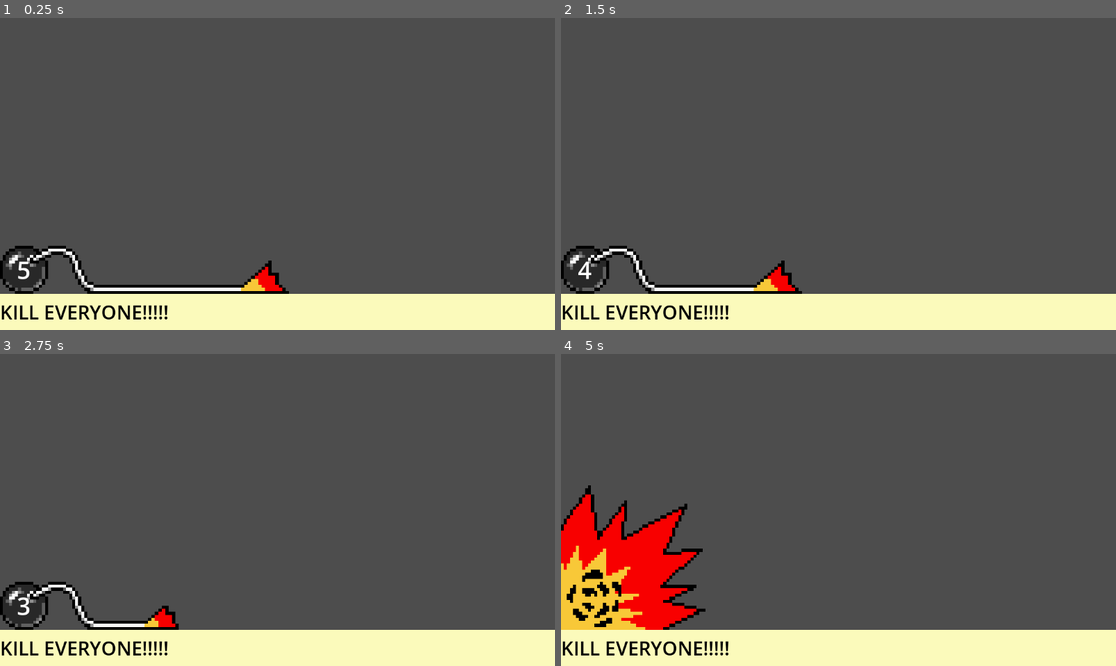
Above: before the commit, frames 1-4 (two rows, left to right).
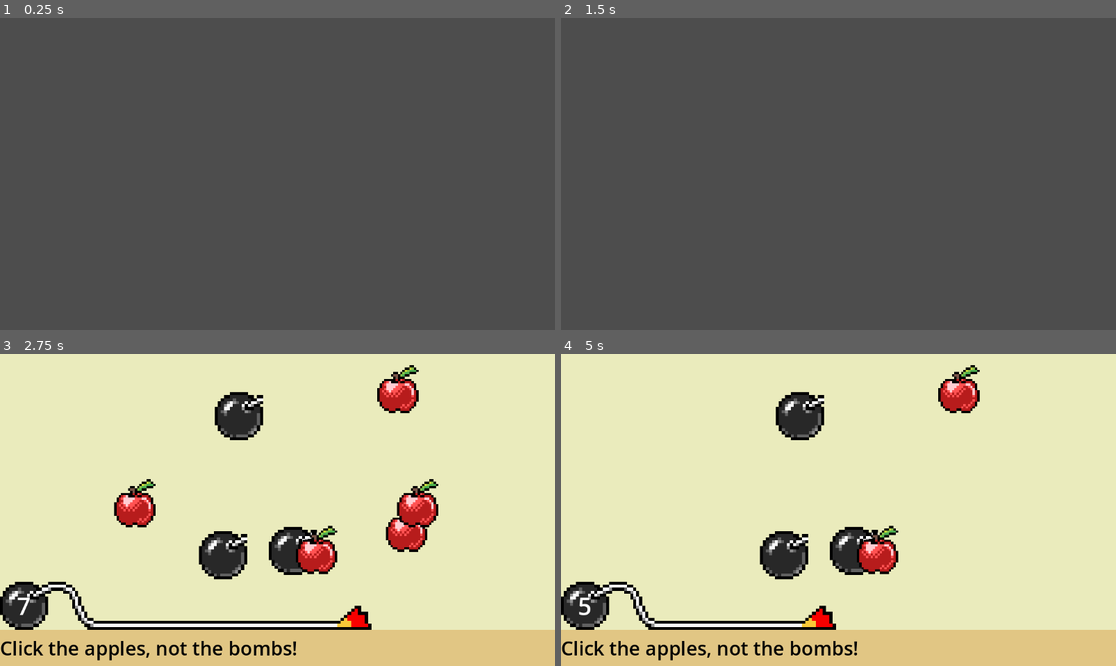
Above: after the commit, the same moments.

Repository: Sylvvs/rogue-ware
Game: Godot game, scene res://scenes/GameHandler.tscn
Same seed, same stepped clock (60 frames per second), same inputs: the game is played once before the commit and once after it. Before the commit the project starts from res://scenes/UI/hud.tscn.
Inputs (mouse positions are in pixels of both pictures, inside the frame that each line leads up to):
- Up to frame 1 (0.25 s): no input
- Up to frame 2 (1.5 s): tap Enter at 0.5 s
- Up to frame 3 (2.75 s): no input
- Up to frame 4 (5 s): click (694, 503) at 2.77 s; click (966, 528) at 3.52 s; click (977, 503) at 4.27 s

The runs differ from the first frame. In frame 1, 14% of the frame differs, in the area x 0-100%, y 73-100%; in frame 2, 14%; in frame 3, 98%; in frame 4, 99%, in the area x 0-100%, y 0-100%.

Commit message:
game loop first pass

Diff:
--- a/project.godot
+++ b/project.godot
@@ -11,7 +11,7 @@
 [application]
 
 config/name="RogueWare"
-run/main_scene="uid://b1ln82hkmj5x7"
+run/main_scene="uid://dhnqrkpp0ckqv"
 config/features=PackedStringArray("4.5", "Forward Plus")
 config/icon="res://icon.svg"
 
--- a/scenes/GameHandler.tscn
+++ b/scenes/GameHandler.tscn
@@ -1,3 +1,15 @@
-[gd_scene format=3 uid="uid://dhnqrkpp0ckqv"]
+[gd_scene load_steps=2 format=3 uid="uid://dhnqrkpp0ckqv"]
 
-[node name="Game" type="Node2D"]
+[ext_resource type="Script" uid="uid://ugvce0xlgf2g" path="res://scenes/game_handler.gd" id="1_1lqea"]
+
+[node name="GameHandler" type="Node2D"]
+script = ExtResource("1_1lqea")
+
+[node name="MinigameContainer" type="Node2D" parent="."]
+
+[node name="UIContainer" type="CanvasLayer" parent="."]
+
+[node name="IntermissionTime" type="Timer" parent="."]
+wait_time = 2.0
+
+[connection signal="timeout" from="IntermissionTime" to="." method="_on_intermission_time_timeout"]
--- a/scenes/UI/hud.gd
+++ b/scenes/UI/hud.gd
@@ -3,17 +3,20 @@
 @onready var bomb = $Bomb
 @onready var timer = $Timer
 @onready var timeShow = $Time
+@onready var desc = $Label/Description
 
 @onready var bombStringPart = $Bomb/BombStringPart
 @onready var bombStringStart = $Bomb/BombStringStart
 @onready var fuseHolder = $Bomb/FuseHolder
 @onready var bombFuse = $Bomb/FuseHolder/BombFuse
-@onready var explosionHolder = $Bomb/explosionHolder
+@onready var explosionHolder = $Bomb/ExplosionHolder
 @onready var explosion = $Bomb/ExplosionHolder/Explosion
+
+signal time_out
 
 var time = 5
 
-func _ready():
+func start():
 	timer.start()
 	timeShow.text = str(time)
 
@@ -28,6 +31,8 @@
 	# keep fuse last
 	bomb.move_child(fuseHolder, bomb.get_child_count() - 1)
 
+func change_text(param: String):
+	desc.text = param
 
 func _on_timer_timeout():
 	time -= 1
@@ -38,6 +43,8 @@
 		explosion.position.y = -200
 		explosion.position.x = -100
 		explosion.visible = true
+		if time < 0:
+			emit_signal("time_out")
 
 	var removed := false
 
@@ -49,6 +56,7 @@
 			child.queue_free()
 			removed = true
 			break
+
 
 	if !removed:
 		bombStringStart.hide()
--- a/scenes/UI/hud.tscn
+++ b/scenes/UI/hud.tscn
@@ -33,6 +33,7 @@
 grow_horizontal = 2
 grow_vertical = 0
 size_flags_horizontal = 3
+mouse_filter = 2
 script = ExtResource("1_64ctp")
 
 [node name="Label" type="Control" parent="."]
@@ -52,7 +53,7 @@
 anchor_bottom = 1.0
 grow_horizontal = 2
 grow_vertical = 2
-color = Color(0.9843137, 0.98039216, 0.73333335, 1)
+color = Color(0.88, 0.7777733, 0.5192, 1)
 
 [node name="Description" type="RichTextLabel" parent="Label"]
 layout_mode = 1
@@ -72,20 +73,24 @@
 layout_mode = 1
 offset_right = 300.0
 offset_bottom = 100.0
+mouse_filter = 2
 theme_override_constants/separation = 0
 
 [node name="BombSprite" type="TextureRect" parent="Bomb"]
 layout_mode = 2
+mouse_filter = 2
 texture = SubResource("AtlasTexture_64ctp")
 expand_mode = 2
 
 [node name="BombStringStart" type="TextureRect" parent="Bomb"]
 layout_mode = 2
+mouse_filter = 2
 texture = SubResource("AtlasTexture_8sq4i")
 expand_mode = 2
 
 [node name="BombStringPart" type="TextureRect" parent="Bomb"]
 layout_mode = 2
+mouse_filter = 2
 texture = SubResource("AtlasTexture_37p78")
 expand_mode = 2
 
--- /dev/null
+++ b/scenes/game_handler.gd
@@ -0,0 +1,64 @@
+extends Node2D
+
+@onready var MinigameContainer: Node2D = $MinigameContainer
+@onready var UIContainer: CanvasLayer = $UIContainer
+@onready var intermission = $IntermissionTime
+@onready var HUD = preload("res://scenes/UI/hud.tscn")
+
+@onready var MINIGAMES = [
+	preload("res://scenes/minigames/CatchApples.tscn")
+]
+
+var current_minigame = null
+var current_timer = null
+
+func _ready() -> void:
+	intermission.start()
+
+func start_random_minigame():
+	intermission.stop()
+
+	var scene = MINIGAMES.pick_random()
+	var game = scene.instantiate()
+
+	MinigameContainer.add_child(game)
+	current_minigame = game
+
+	game.game_won.connect(_on_game_won)
+	game.game_lost.connect(_on_game_lost)
+
+	var timer = HUD.instantiate()
+	UIContainer.add_child(timer)
+	current_timer = timer
+
+	game.start()
+	timer.time = game.time_limit
+	timer.time_out.connect(_on_timer_finished)
+
+	timer.change_text(game.instruction_text)
+	timer.start()
+
+func clear_current_minigame():
+	if current_minigame:
+		current_minigame.queue_free()
+		current_minigame = null
+
+func _on_timer_finished():
+	current_minigame.stop()
+
+func stop_game():
+	if current_timer:
+		current_timer.queue_free()
+	clear_current_minigame()
+	intermission.start()
+
+func _on_game_won():
+	print("yay u did it")
+	stop_game()
+
+func _on_game_lost():
+	print("holy washed")
+	stop_game()
+
+func _on_intermission_time_timeout() -> void:
+	start_random_minigame()
--- a/scenes/minigames/AimTrainer.tscn
+++ b/scenes/minigames/AimTrainer.tscn
@@ -47,5 +47,4 @@
 texture_normal = SubResource("AtlasTexture_h8fh8")
 stretch_mode = 0
 
-[connection signal="button_down" from="Apple" to="." method="_on_apple_button_down" binds= [&"Apple"]]
 [connection signal="button_down" from="Bomb" to="." method="_on_bomb_button_down"]
--- /dev/null
+++ b/scenes/minigames/CatchApples.tscn
@@ -0,0 +1,41 @@
+[gd_scene load_steps=6 format=3 uid="uid://dphw8cq8pdvn4"]
+
+[ext_resource type="Script" uid="uid://b4klrgqdemeq1" path="res://scenes/minigames/aim_trainer.gd" id="1_oijsp"]
+[ext_resource type="Texture2D" uid="uid://d1i6qlv7hbl1" path="res://images/apple.png" id="2_kvg6j"]
+[ext_resource type="Texture2D" uid="uid://lc3fpi1dv4ft" path="res://images/bomb sprite 3.png" id="3_dynq4"]
+
+[sub_resource type="AtlasTexture" id="AtlasTexture_aoa2v"]
+atlas = ExtResource("2_kvg6j")
+region = Rect2(36, 24, 216, 252)
+
+[sub_resource type="AtlasTexture" id="AtlasTexture_tc6fj"]
+atlas = ExtResource("3_dynq4")
+region = Rect2(3, 6, 16, 16)
+
+[node name="CatchApples" type="CanvasLayer"]
+script = ExtResource("1_oijsp")
+
+[node name="Background" type="ColorRect" parent="."]
+anchors_preset = 15
+anchor_right = 1.0
+anchor_bottom = 1.0
+grow_horizontal = 2
+grow_vertical = 2
+color = Color(0.91693336, 0.92, 0.736, 1)
+
+[node name="Apple" type="TextureButton" parent="."]
+visible = false
+offset_right = 300.0
+offset_bottom = 300.0
+scale = Vector2(0.333, 0.333)
+texture_normal = SubResource("AtlasTexture_aoa2v")
+stretch_mode = 5
+
+[node name="Bomb" type="TextureButton" parent="."]
+visible = false
+offset_right = 100.0
+offset_bottom = 100.0
+texture_normal = SubResource("AtlasTexture_tc6fj")
+stretch_mode = 0
+
+[connection signal="button_down" from="Bomb" to="." method="_on_bomb_button_down"]
--- a/scenes/minigames/MinigameTemplate.gd
+++ b/scenes/minigames/MinigameTemplate.gd
@@ -1,10 +1,12 @@
-extends Control
+extends Node
 class_name Minigame
 
+@warning_ignore("unused_signal")
 signal game_won
+@warning_ignore("unused_signal")
 signal game_lost
 
-var instruction_text := "Template!"
+var instruction_text := "something broke lol"
 var time_limit := 5
 
 func start():
--- a/scenes/minigames/aim_trainer.gd
+++ b/scenes/minigames/aim_trainer.gd
@@ -5,35 +5,43 @@
 
 func start():
 	instruction_text = "Click the apples, not the bombs!"
-	time_limit = 5
+	time_limit = 7
 
 	for i in range(3):
 		var new_bomb = bomb.duplicate()
 		add_child(new_bomb)
 		new_bomb.visible = true
+		new_bomb.position = get_random_pos()
 
 	for i in range(5):
 		var new_apple = apple.duplicate()
 		add_child(new_apple)
 		new_apple.visible = true
+		new_apple.position = get_random_pos()
 		new_apple.name = "Apple%d" % i
 		new_apple.button_down.connect(_on_apple_button_down.bind(new_apple))
 
+
 func stop():
-	for child in get_children():
-		if child.name.begins_with("Apple") and child.visible == true:
-			emit_signal("game_lost")
-			return
-	emit_signal("game_won")
+	emit_signal("game_lost")
 
-
+var rng = RandomNumberGenerator.new()
+func get_random_pos():
+	return Vector2(
+	rng.randi_range(0,get_viewport().size.x-100),
+	rng.randi_range(0,get_viewport().size.y-250)
+	)
 
 func _on_bomb_button_down() -> void:
 	emit_signal("game_lost")
 
 
-
-
 func _on_apple_button_down(sender: TextureButton) -> void:
 	sender.visible = false
 	sender.mouse_filter = Control.MOUSE_FILTER_IGNORE
+	var apples_left = 0
+	for child in get_children():
+		if child.name.begins_with("Apple") and child.visible == true:
+			apples_left += 1
+	if apples_left == 0:
+		emit_signal("game_won")
Not shown, added: scenes/game_handler.gd.uid
